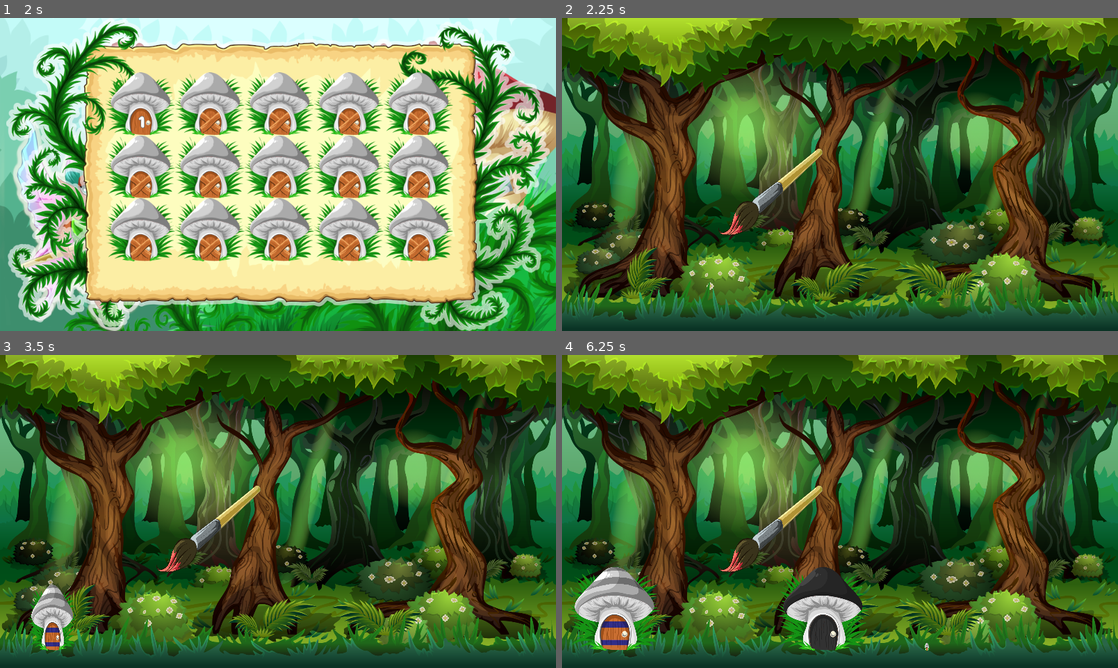
Above: before the commit, frames 1-4 (two rows, left to right).
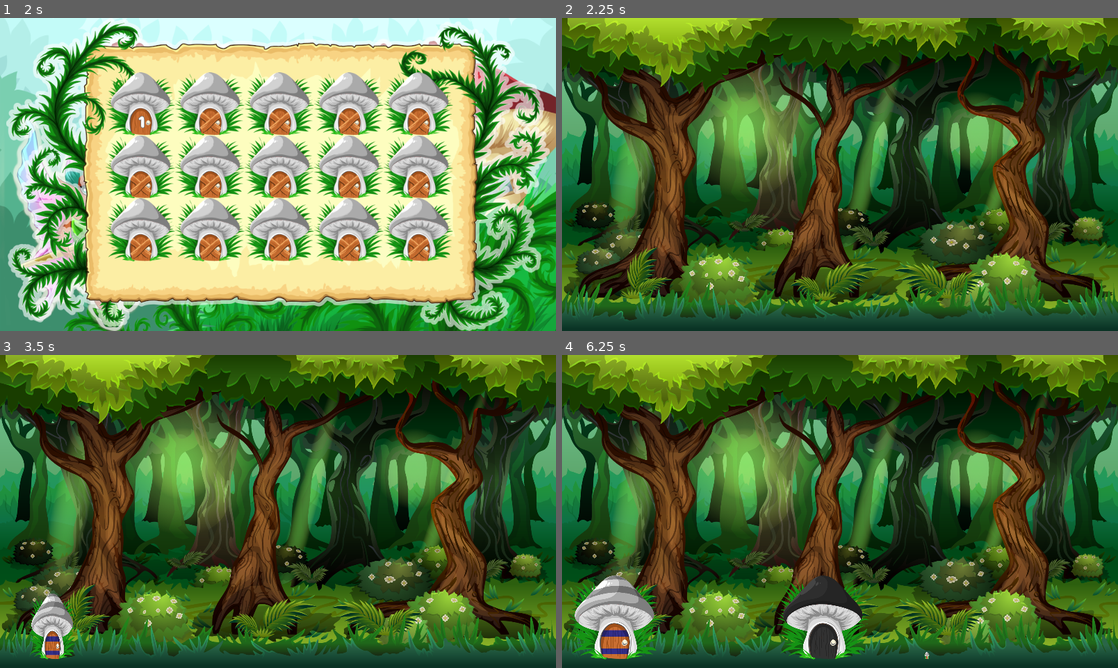
Above: after the commit, the same moments.

Repository: kosinaz/divergica
Game: Godot game, scene res://scenes/home.tscn
Two runs of this game, one before a commit and one after it. Both use one fixed random seed, a clock stepped at 60 frames per second and the inputs below.
Inputs (mouse positions are in pixels of both pictures, inside the frame that each line leads up to):
- Up to frame 1 (2 s): click (278, 265) at 0.5 s; click (278, 265) at 1.25 s
- Up to frame 2 (2.25 s): click (701, 102) at 2 s
- Up to frame 3 (3.5 s): tap Enter at 2.75 s
- Up to frame 4 (6.25 s): tap Space at 5 s

Frame 1 is identical in both runs. In frame 2, 0.9% of the frame differs, in the area x 28-47%, y 41-70%; in frame 3, 2.1%; in frame 4, 6.2%, in the area x 1-67%, y 41-98%.

Commit message:
refactor mushrooms

Diff:
--- a/divergica/scenes/level1.gd
+++ b/divergica/scenes/level1.gd
@@ -14,32 +14,36 @@
 func _start_round():
 	$"PaintButton".show()
 	$"BrushAnimationPlayer".play("0to1")
+	current_mushroom = 0
 
 func _on_paint_button_pressed():
 	if current_mushroom > 3:
 		return
-	var path = $"Mushrooms".get_child(current_mushroom).texture.load_path
-	if "black".is_subsequence_of(path):
+	var mushroom_name = $"Mushrooms".get_child(current_mushroom).name
+	if mushroom_name.begins_with("Black"):
 		$"Brush".get_node("Error").play()
 		current_mushroom += 1
 		return
-	if "striped".is_subsequence_of(path):
-		if "painted".is_subsequence_of(path):
-			$"Mushrooms".get_child(current_mushroom).texture = load("res://assets/mushroom_striped_painted_twice.png")
-			$"Brush".get_child(notes[current_mushroom]).play()
-			current_mushroom += 1
+	$"Brush".get_child(notes[current_mushroom]).play()
+	if mushroom_name.begins_with("Striped"):
+		print($"Mushrooms".get_child(current_mushroom).get_node("AnimatedSprite").animation)
+		if $"Mushrooms".get_child(current_mushroom).get_node("AnimatedSprite").animation == "once":
+			print("yes")
+			$"Mushrooms".get_child(current_mushroom).get_node("AnimatedSprite").play("twice")
+			current_mushroom += 2
 		else:
-			$"Mushrooms".get_child(current_mushroom).texture = load("res://assets/mushroom_striped_painted_once.png")
-			$"Brush".get_child(notes[current_mushroom]).play()
-	else:
-		$"Mushrooms".get_child(current_mushroom).texture = load("res://assets/mushroom_painted.png")
-		$"Brush".get_child(notes[current_mushroom]).play()
+			$"Mushrooms".get_child(current_mushroom).get_node("AnimatedSprite").play("once")
+	if mushroom_name.begins_with("White"):
+		$"Mushrooms".get_child(current_mushroom).get_node("AnimatedSprite").play("painted")
 		current_mushroom += 1
+	print(current_mushroom)
 
 func _on_timer_timeout():
-	if not $"Mushrooms".get_child(current_mushroom).get_node("Sprite").texture == null:
+	if current_mushroom > 3:
+		$"Timer".stop()
+		_start_round()
+		return
+	if not $"Mushrooms".get_child(current_mushroom).name.begins_with("None"):
 		$"MushroomSounds".get_child(notes[current_mushroom]).play()
 		$"Mushrooms".get_child(current_mushroom).get_node("AnimationPlayer").play("default")
 	current_mushroom += 1
-	if current_mushroom > 3:
-		$"Timer".stop()
--- a/divergica/scenes/level1.tscn
+++ b/divergica/scenes/level1.tscn
@@ -192,7 +192,7 @@
 "times": PoolRealArray( 0 ),
 "transitions": PoolRealArray( 1 ),
 "update": 0,
-"values": [ Vector2( 384, 320 ) ]
+"values": [ Vector2( 1200, 320 ) ]
 }
 
 [sub_resource type="Animation" id=6]
@@ -242,16 +242,16 @@
 
 [node name="Mushrooms" type="Node" parent="."]
 
-[node name="Mushroom1" parent="Mushrooms" instance=ExtResource( 15 )]
-position = Vector2( 96, 544 )
-
-[node name="Mushroom2" parent="Mushrooms" instance=ExtResource( 17 )]
-
-[node name="Mushroom3" parent="Mushrooms" instance=ExtResource( 14 )]
-position = Vector2( 480, 544 )
-
-[node name="Mushroom4" parent="Mushrooms" instance=ExtResource( 3 )]
-position = Vector2( 672, 544 )
+[node name="Striped" parent="Mushrooms" instance=ExtResource( 15 )]
+position = Vector2( 96, 560 )
+
+[node name="None" parent="Mushrooms" instance=ExtResource( 17 )]
+
+[node name="Black" parent="Mushrooms" instance=ExtResource( 14 )]
+position = Vector2( 480, 560 )
+
+[node name="White" parent="Mushrooms" instance=ExtResource( 3 )]
+position = Vector2( 672, 560 )
 
 [node name="BrushAnimationPlayer" type="AnimationPlayer" parent="."]
 anims/0to1 = SubResource( 7 )
@@ -264,7 +264,7 @@
 anims/repeat = SubResource( 6 )
 
 [node name="Brush" type="Sprite" parent="."]
-position = Vector2( 384, 320 )
+position = Vector2( 1200, 320 )
 scale = Vector2( 0.191045, 0.216216 )
 texture = ExtResource( 5 )
 
--- a/divergica/scenes/mushroom.tscn
+++ b/divergica/scenes/mushroom.tscn
@@ -1,6 +1,7 @@
-[gd_scene load_steps=3 format=2]
+[gd_scene load_steps=5 format=2]
 
 [ext_resource path="res://assets/mushroom.png" type="Texture" id=1]
+[ext_resource path="res://assets/mushroom_painted.png" type="Texture" id=2]
 
 [sub_resource type="Animation" id=1]
 resource_name = "default"
@@ -29,13 +30,26 @@
 "values": [ true ]
 }
 
-[node name="Mushroom" type="Node2D"]
+[sub_resource type="SpriteFrames" id=2]
+animations = [ {
+"frames": [ ExtResource( 1 ) ],
+"loop": true,
+"name": "default",
+"speed": 5.0
+}, {
+"frames": [ ExtResource( 2 ) ],
+"loop": true,
+"name": "painted",
+"speed": 5.0
+} ]
+
+[node name="White" type="Node2D"]
 
 [node name="AnimationPlayer" type="AnimationPlayer" parent="."]
-root_node = NodePath("../Sprite")
+root_node = NodePath("../AnimatedSprite")
 anims/default = SubResource( 1 )
 
-[node name="Sprite" type="Sprite" parent="."]
+[node name="AnimatedSprite" type="AnimatedSprite" parent="."]
 scale = Vector2( 0.4, 0.4 )
-texture = ExtResource( 1 )
+frames = SubResource( 2 )
 offset = Vector2( 0, -192 )
--- a/divergica/scenes/mushroom_black.tscn
+++ b/divergica/scenes/mushroom_black.tscn
@@ -29,7 +29,7 @@
 "values": [ true ]
 }
 
-[node name="Mushroom" type="Node2D"]
+[node name="Black" type="Node2D"]
 
 [node name="AnimationPlayer" type="AnimationPlayer" parent="."]
 root_node = NodePath("../Sprite")
--- a/divergica/scenes/mushroom_none.tscn
+++ b/divergica/scenes/mushroom_none.tscn
@@ -1,38 +1,3 @@
-[gd_scene load_steps=2 format=2]
+[gd_scene format=2]
 
-[sub_resource type="Animation" id=1]
-resource_name = "default"
-tracks/0/type = "value"
-tracks/0/path = NodePath(".:scale")
-tracks/0/interp = 1
-tracks/0/loop_wrap = true
-tracks/0/imported = false
-tracks/0/enabled = true
-tracks/0/keys = {
-"times": PoolRealArray( 0, 0.5, 0.8, 1 ),
-"transitions": PoolRealArray( 2.5, 0.3, 3, 4.75682 ),
-"update": 0,
-"values": [ Vector2( 0, 0 ), Vector2( 0.3, 0.45 ), Vector2( 0.45, 0.3 ), Vector2( 0.4, 0.4 ) ]
-}
-tracks/1/type = "value"
-tracks/1/path = NodePath("..:visible")
-tracks/1/interp = 1
-tracks/1/loop_wrap = true
-tracks/1/imported = false
-tracks/1/enabled = true
-tracks/1/keys = {
-"times": PoolRealArray( 0 ),
-"transitions": PoolRealArray( 1 ),
-"update": 1,
-"values": [ true ]
-}
-
-[node name="Mushroom" type="Node2D"]
-
-[node name="AnimationPlayer" type="AnimationPlayer" parent="."]
-root_node = NodePath("../Sprite")
-anims/default = SubResource( 1 )
-
-[node name="Sprite" type="Sprite" parent="."]
-scale = Vector2( 1e-05, 1e-05 )
-offset = Vector2( 0, -192 )
+[node name="None" type="Node2D"]
--- a/divergica/scenes/mushroom_striped.tscn
+++ b/divergica/scenes/mushroom_striped.tscn
@@ -1,6 +1,8 @@
-[gd_scene load_steps=3 format=2]
+[gd_scene load_steps=6 format=2]
 
 [ext_resource path="res://assets/mushroom_striped.png" type="Texture" id=1]
+[ext_resource path="res://assets/mushroom_striped_painted_once.png" type="Texture" id=2]
+[ext_resource path="res://assets/mushroom_striped_painted_twice.png" type="Texture" id=3]
 
 [sub_resource type="Animation" id=1]
 resource_name = "default"
@@ -29,13 +31,31 @@
 "values": [ true ]
 }
 
-[node name="Mushroom" type="Node2D"]
+[sub_resource type="SpriteFrames" id=2]
+animations = [ {
+"frames": [ ExtResource( 1 ) ],
+"loop": true,
+"name": "default",
+"speed": 5.0
+}, {
+"frames": [ ExtResource( 2 ) ],
+"loop": true,
+"name": "once",
+"speed": 5.0
+}, {
+"frames": [ ExtResource( 3 ) ],
+"loop": true,
+"name": "twice",
+"speed": 5.0
+} ]
+
+[node name="Striped" type="Node2D"]
 
 [node name="AnimationPlayer" type="AnimationPlayer" parent="."]
-root_node = NodePath("../Sprite")
+root_node = NodePath("../AnimatedSprite")
 anims/default = SubResource( 1 )
 
-[node name="Sprite" type="Sprite" parent="."]
+[node name="AnimatedSprite" type="AnimatedSprite" parent="."]
 scale = Vector2( 0.4, 0.4 )
-texture = ExtResource( 1 )
+frames = SubResource( 2 )
 offset = Vector2( 0, -192 )
